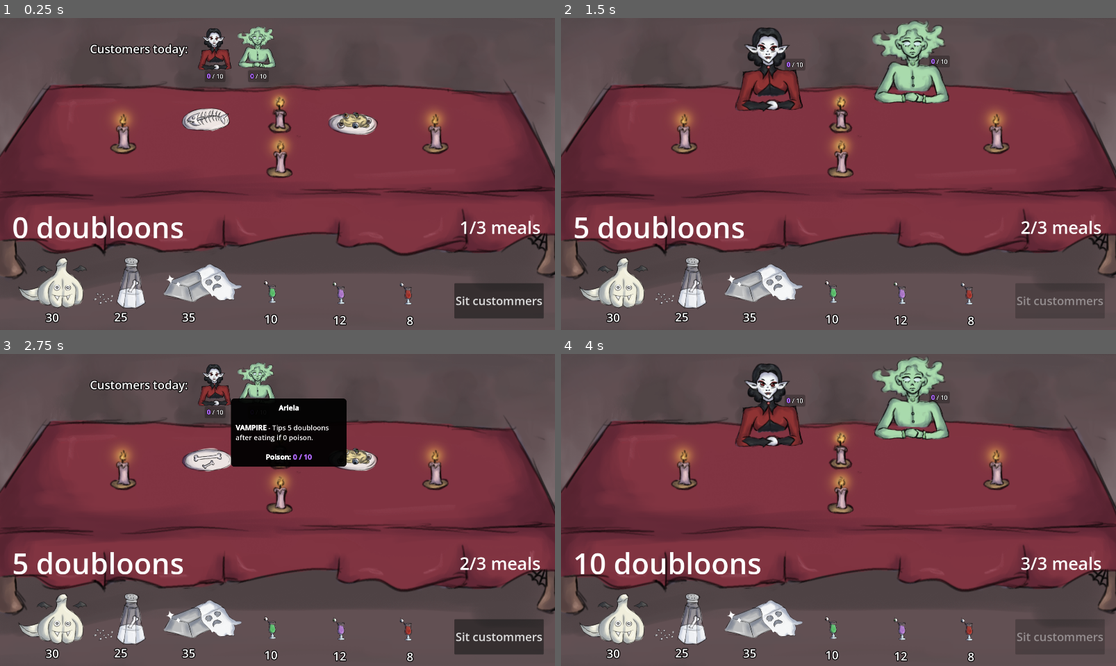
Above: before the commit, frames 1-4 (two rows, left to right).
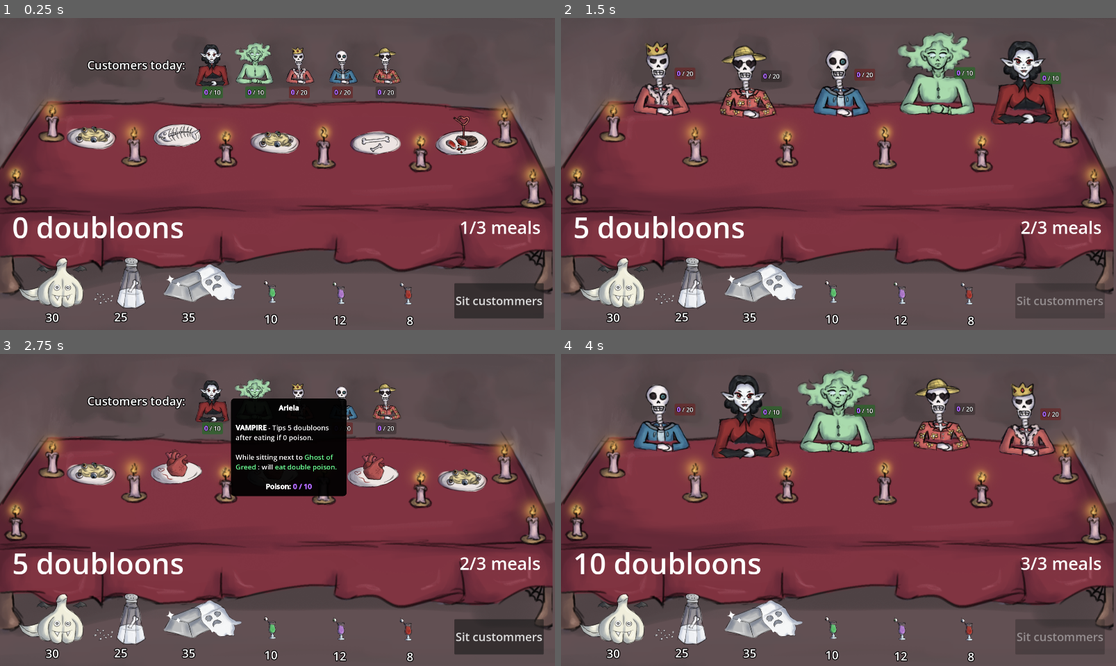
Above: after the commit, the same moments.

Repository: Henrique-Baumegger/godot-fims_food
Game: Godot game, scene res://scripts_and_scenes/main/main.tscn
Two runs of this game, one before a commit and one after it. Both use one fixed random seed, a clock stepped at 60 frames per second and the inputs below.
Inputs (mouse positions are in pixels of both pictures, inside the frame that each line leads up to):
- Up to frame 1 (0.25 s): no input
- Up to frame 2 (1.5 s): click "Sit custommers" at 0.5 s; click "Finish meal" at 1.25 s
- Up to frame 3 (2.75 s): move the mouse to (210, 382) at 2.02 s; click (210, 382) at 2.1 s
- Up to frame 4 (4 s): click "Sit custommers" at 2.75 s; click "Finish meal" at 3.5 s

The runs differ from the first frame. In frame 1, 27% of the frame differs, in the area x 0-100%, y 2-89%; in frame 2, 27%; in frame 3, 26%; in frame 4, 28%, in the area x 0-100%, y 0-89%.

Commit message:
Custommer position fixed

Diff:
--- a/scripts_and_scenes/main/main.gd
+++ b/scripts_and_scenes/main/main.gd
@@ -13,7 +13,7 @@
 @onready var you_die_label: Label = $YouDieLabel
 @onready var end_of_day_lose: Label = $EndOfDayLose
 
-@onready var _4_seat_table: VariableSeatAmountTableContainer = $"2SeatTable"
+@onready var _4_seat_table: VariableSeatAmountTableContainer = $"5SeatTable"
 
 @onready var onion: Ingredient = $Onion
 @onready var salt: Ingredient = $Salt
--- a/scripts_and_scenes/main/main.tscn
+++ b/scripts_and_scenes/main/main.tscn
@@ -2,7 +2,7 @@
 
 [ext_resource type="PackedScene" uid="uid://faph87h4jkjb" path="res://scripts_and_scenes/ingredients/ingredient.tscn" id="1_8ngdv"]
 [ext_resource type="Script" uid="uid://cj3gs41xv2c5m" path="res://scripts_and_scenes/main/main.gd" id="1_cu7v3"]
-[ext_resource type="PackedScene" uid="uid://gdtipgv7q088" path="res://scripts_and_scenes/table/2_seat_table.tscn" id="2_86746"]
+[ext_resource type="PackedScene" uid="uid://bsvk1r7u6c4vu" path="res://scripts_and_scenes/table/5_seat_table.tscn" id="2_86746"]
 [ext_resource type="Texture2D" uid="uid://kynw3kqa7dla" path="res://art/food/poisons/garlic.png" id="4_cu7v3"]
 [ext_resource type="Texture2D" uid="uid://b8mudjqkkr3il" path="res://art/food/poisons/salt.png" id="5_6n4cw"]
 [ext_resource type="Texture2D" uid="uid://cpco8dlho3uwe" path="res://art/food/drinks/drink g.png" id="5_y5nuw"]
@@ -14,8 +14,8 @@
 [node name="Main" type="Node2D" unique_id=959716859]
 script = ExtResource("1_cu7v3")
 
-[node name="2SeatTable" parent="." unique_id=1961462625 instance=ExtResource("2_86746")]
-position = Vector2(966, 544)
+[node name="5SeatTable" parent="." unique_id=1402043585 instance=ExtResource("2_86746")]
+position = Vector2(957, 600)
 
 [node name="Onion" parent="." unique_id=348821999 instance=ExtResource("1_8ngdv")]
 position = Vector2(178, 944)
--- a/scripts_and_scenes/table/2_seat_table.tscn
+++ b/scripts_and_scenes/table/2_seat_table.tscn
@@ -48,17 +48,19 @@
 [node name="CustomerMarkers" type="Node2D" parent="Table" unique_id=1023468991]
 
 [node name="CustomerMarker1" type="Marker2D" parent="Table/CustomerMarkers" unique_id=733570949]
-position = Vector2(-250, -364)
+position = Vector2(-250, -377)
 
 [node name="TestSprite" type="Sprite2D" parent="Table/CustomerMarkers/CustomerMarker1" unique_id=522539637]
 visible = false
+scale = Vector2(1.25, 1.25)
 texture = ExtResource("3_am227")
 offset = Vector2(274, 365)
 
 [node name="CustomerMarker2" type="Marker2D" parent="Table/CustomerMarkers" unique_id=1438009699]
-position = Vector2(250, -375)
+position = Vector2(250, -385)
 
 [node name="TestSprite" type="Sprite2D" parent="Table/CustomerMarkers/CustomerMarker2" unique_id=317588227]
 visible = false
+scale = Vector2(1.25, 1.25)
 texture = ExtResource("3_am227")
 offset = Vector2(274, 365)
--- a/scripts_and_scenes/table/3_seat_table.tscn
+++ b/scripts_and_scenes/table/3_seat_table.tscn
@@ -69,25 +69,28 @@
 [node name="CustomerMarkers" type="Node2D" parent="Table" unique_id=1158434239]
 
 [node name="CustomerMarker1" type="Marker2D" parent="Table/CustomerMarkers" unique_id=308066419]
-position = Vector2(-437, -370)
+position = Vector2(-437, -384)
 
 [node name="TestSprite" type="Sprite2D" parent="Table/CustomerMarkers/CustomerMarker1" unique_id=455315865]
 visible = false
+scale = Vector2(1.25, 1.25)
 texture = ExtResource("3_rskcv")
 offset = Vector2(274, 365)
 
 [node name="CustomerMarker2" type="Marker2D" parent="Table/CustomerMarkers" unique_id=1405793154]
-position = Vector2(1, -367)
+position = Vector2(1, -383)
 
 [node name="TestSprite" type="Sprite2D" parent="Table/CustomerMarkers/CustomerMarker2" unique_id=946854850]
 visible = false
+scale = Vector2(1.25, 1.25)
 texture = ExtResource("3_rskcv")
 offset = Vector2(274, 365)
 
 [node name="CustomerMarker3" type="Marker2D" parent="Table/CustomerMarkers" unique_id=435523009]
-position = Vector2(451, -374)
+position = Vector2(451, -387)
 
 [node name="TestSprite" type="Sprite2D" parent="Table/CustomerMarkers/CustomerMarker3" unique_id=41974181]
 visible = false
+scale = Vector2(1.25, 1.25)
 texture = ExtResource("3_rskcv")
 offset = Vector2(274, 365)
--- a/scripts_and_scenes/table/4_seat_table.tscn
+++ b/scripts_and_scenes/table/4_seat_table.tscn
@@ -77,33 +77,37 @@
 [node name="CustomerMarkers" type="Node2D" parent="Table" unique_id=797693790]
 
 [node name="CustomerMarker1" type="Marker2D" parent="Table/CustomerMarkers" unique_id=1002837081]
-position = Vector2(-580, -373)
+position = Vector2(-580, -388)
 
 [node name="TestSprite" type="Sprite2D" parent="Table/CustomerMarkers/CustomerMarker1" unique_id=391448913]
 visible = false
+scale = Vector2(1.25, 1.25)
 texture = ExtResource("3_q2lk5")
 offset = Vector2(274, 365)
 
 [node name="CustomerMarker2" type="Marker2D" parent="Table/CustomerMarkers" unique_id=2011950949]
-position = Vector2(-189, -367)
+position = Vector2(-189, -376)
 
 [node name="TestSprite" type="Sprite2D" parent="Table/CustomerMarkers/CustomerMarker2" unique_id=591941303]
 visible = false
+scale = Vector2(1.25, 1.25)
 texture = ExtResource("3_q2lk5")
 offset = Vector2(274, 365)
 
 [node name="CustomerMarker3" type="Marker2D" parent="Table/CustomerMarkers" unique_id=2109902727]
-position = Vector2(224, -371)
+position = Vector2(224, -388)
 
 [node name="TestSprite" type="Sprite2D" parent="Table/CustomerMarkers/CustomerMarker3" unique_id=296427924]
 visible = false
+scale = Vector2(1.25, 1.25)
 texture = ExtResource("3_q2lk5")
 offset = Vector2(274, 365)
 
 [node name="CustomerMarker4" type="Marker2D" parent="Table/CustomerMarkers" unique_id=597524905]
-position = Vector2(576, -363)
+position = Vector2(576, -379)
 
 [node name="TestSprite" type="Sprite2D" parent="Table/CustomerMarkers/CustomerMarker4" unique_id=867788430]
 visible = false
+scale = Vector2(1.25, 1.25)
 texture = ExtResource("3_q2lk5")
 offset = Vector2(274, 365)
--- a/scripts_and_scenes/table/5_seat_table.tscn
+++ b/scripts_and_scenes/table/5_seat_table.tscn
@@ -12,7 +12,7 @@
 table_size = 5
 food_markers = [NodePath("FoodMarkers/FoodMarker1"), NodePath("FoodMarkers/FoodMarker2"), NodePath("FoodMarkers/FoodMarker3"), NodePath("FoodMarkers/FoodMarker4"), NodePath("FoodMarkers/FoodMarker5")]
 customers_on_table_markers = [NodePath("CustomerMarkers/CustomerMarker1"), NodePath("CustomerMarkers/CustomerMarker2"), NodePath("CustomerMarkers/CustomerMarker3"), NodePath("CustomerMarkers/CustomerMarker4"), NodePath("CustomerMarkers/CustomerMarker5")]
-candle_sprites = [NodePath("Candles/Candle2"), NodePath("Candles/Candle2"), NodePath("Candles/Candle3"), NodePath("Candles/Candle4"), NodePath("Candles/Candle5"), NodePath("Candles/Candle6"), NodePath("Candles/Candle7"), NodePath("Candles/Candle8")]
+candle_sprites = [NodePath("Candles/Candle1"), NodePath("Candles/Candle2"), NodePath("Candles/Candle3"), NodePath("Candles/Candle4"), NodePath("Candles/Candle5"), NodePath("Candles/Candle6"), NodePath("Candles/Candle7"), NodePath("Candles/Candle8")]
 
 [node name="Candles" type="Node2D" parent="Table" unique_id=1445026649]
 
@@ -85,41 +85,46 @@
 [node name="CustomerMarkers" type="Node2D" parent="Table" unique_id=1908430157]
 
 [node name="CustomerMarker1" type="Marker2D" parent="Table/CustomerMarkers" unique_id=1688912060]
-position = Vector2(-621, -375)
+position = Vector2(-621, -389)
 
 [node name="TestSprite" type="Sprite2D" parent="Table/CustomerMarkers/CustomerMarker1" unique_id=757466232]
 visible = false
+scale = Vector2(1.25, 1.25)
 texture = ExtResource("3_hyhy5")
 offset = Vector2(274, 365)
 
 [node name="CustomerMarker2" type="Marker2D" parent="Table/CustomerMarkers" unique_id=1784467720]
-position = Vector2(-322, -369)
+position = Vector2(-322, -380)
 
 [node name="TestSprite" type="Sprite2D" parent="Table/CustomerMarkers/CustomerMarker2" unique_id=1718233282]
 visible = false
+scale = Vector2(1.25, 1.25)
 texture = ExtResource("3_hyhy5")
 offset = Vector2(274, 365)
 
 [node name="CustomerMarker3" type="Marker2D" parent="Table/CustomerMarkers" unique_id=1178165888]
-position = Vector2(1, -369)
+position = Vector2(1, -385)
 
 [node name="TestSprite" type="Sprite2D" parent="Table/CustomerMarkers/CustomerMarker3" unique_id=1040590321]
 visible = false
+scale = Vector2(1.25, 1.25)
 texture = ExtResource("3_hyhy5")
 offset = Vector2(274, 365)
 
 [node name="CustomerMarker4" type="Marker2D" parent="Table/CustomerMarkers" unique_id=665207468]
-position = Vector2(347, -378)
+position = Vector2(347, -391)
 
 [node name="TestSprite" type="Sprite2D" parent="Table/CustomerMarkers/CustomerMarker4" unique_id=1573307972]
 visible = false
+scale = Vector2(1.25, 1.25)
 texture = ExtResource("3_hyhy5")
 offset = Vector2(274, 365)
 
 [node name="CustomerMarker5" type="Marker2D" parent="Table/CustomerMarkers" unique_id=203554950]
-position = Vector2(644, -358)
+position = Vector2(644, -373)
 
 [node name="TestSprite" type="Sprite2D" parent="Table/CustomerMarkers/CustomerMarker5" unique_id=1654670634]
 visible = false
+scale = Vector2(1.25, 1.25)
 texture = ExtResource("3_hyhy5")
 offset = Vector2(274, 365)
